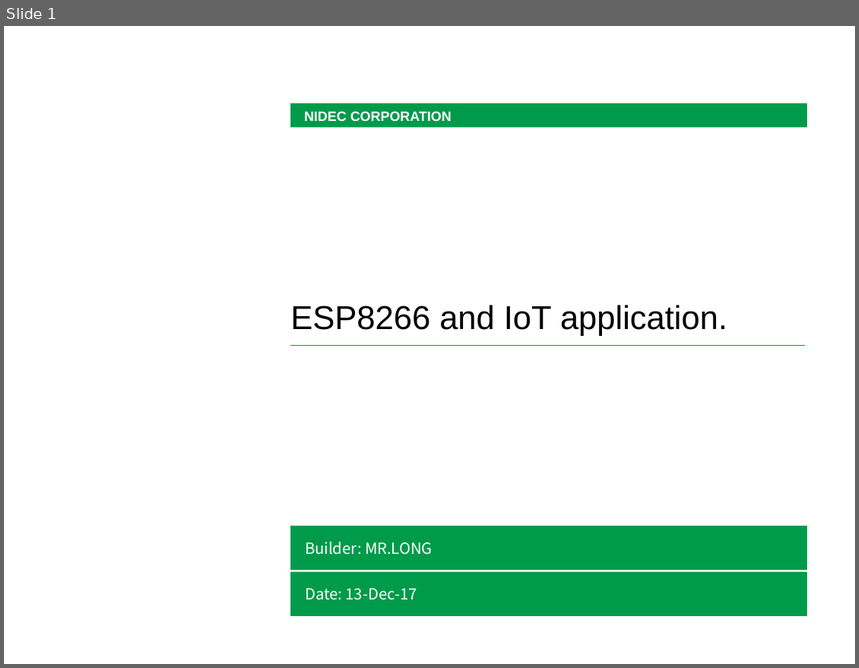
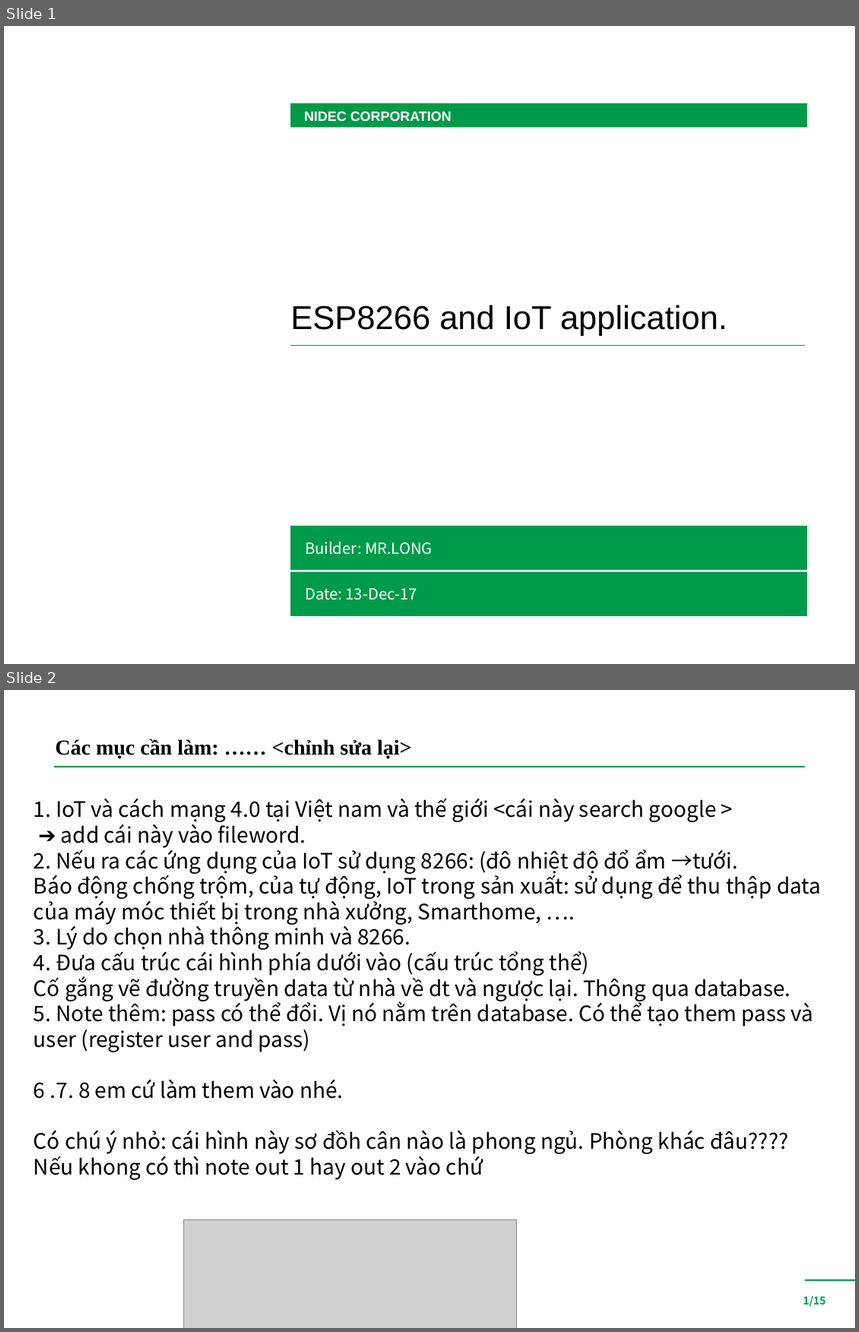
Before and after one commit to securitylong100/blynkARD, a slide deck: IoT_php_mysql/review .pptx. Shown one above the other, each under a label of ours: slide 1 before the commit, slides 1 and 2 after it. The pictures are 859x668 and 859x1332 pixels, drawn with LibreOffice and Linux fonts; fonts in the diff are those of the drawing; grey boxes stand for pictures; background and template pictures are left out. Boxes give left, top, right and bottom in pixels: in the first picture for what was removed or moved away, otherwise in the second. Text is boxed around its words. In the diff, an @@ line names an element or a change of style, - is before the commit and + after.

```diff
--- a/IoT_php_mysql/review .pptx
+++ b/IoT_php_mysql/review .pptx
@@ slide 2 added at (4, 690, 855, 1328), background #FFFFFF @@
@@ text added at (55, 739, 411, 758), 18 pt, text #000000, bold @@
+Các mục cần làm: …… <chỉnh sửa lại>
@@ line added from (805, 767) to (54, 767), #009B4A 1 pt @@
@@ text added at (34, 798, 821, 1180), 18 pt, text #000000 @@
+1. IoT và cách mạng 4.0 tại Việt nam và thế giới <cái này search google >
+➔ add cái này vào fileword.
+2. Nếu ra các ứng dụng của IoT sử dụng 8266: (đô nhiệt độ đổ ẩm →tưới.
+Báo động chống trộm, của tự động, IoT trong sản xuất: sử dụng để thu thập data của máy móc thiết bị trong nhà xưởng, Smarthome, ….
+3. Lý do chọn nhà thông minh và 8266.
+4. Đưa cấu trúc cái hình phía dưới vào (cấu trúc tổng thể)
+Cố gắng vẽ đường truyền data từ nhà về dt và ngược lại. Thông qua database.
+5. Note thêm: pass có thể đổi. Vị nó nằm trên database. Có thể tạo them pass và user (register user and pass)
+6 .7. 8 em cứ làm them vào nhé.
+Có chú ý nhỏ: cái hình này sơ đồh cân nào là phong ngủ. Phòng khác đâu???? Nếu khong có thì note out 1 hay out 2 vào chứ
@@ picture added at (183, 1220, 516, 1328) @@
@@ line added from (855, 1281) to (805, 1281), #009B4A 1 pt @@
@@ page number added at (804, 1296, 826, 1307), 9 pt, text #009B4A, bold @@
+1/15
```
Also in this commit, not shown: 1 slide changed, 1 other file.
